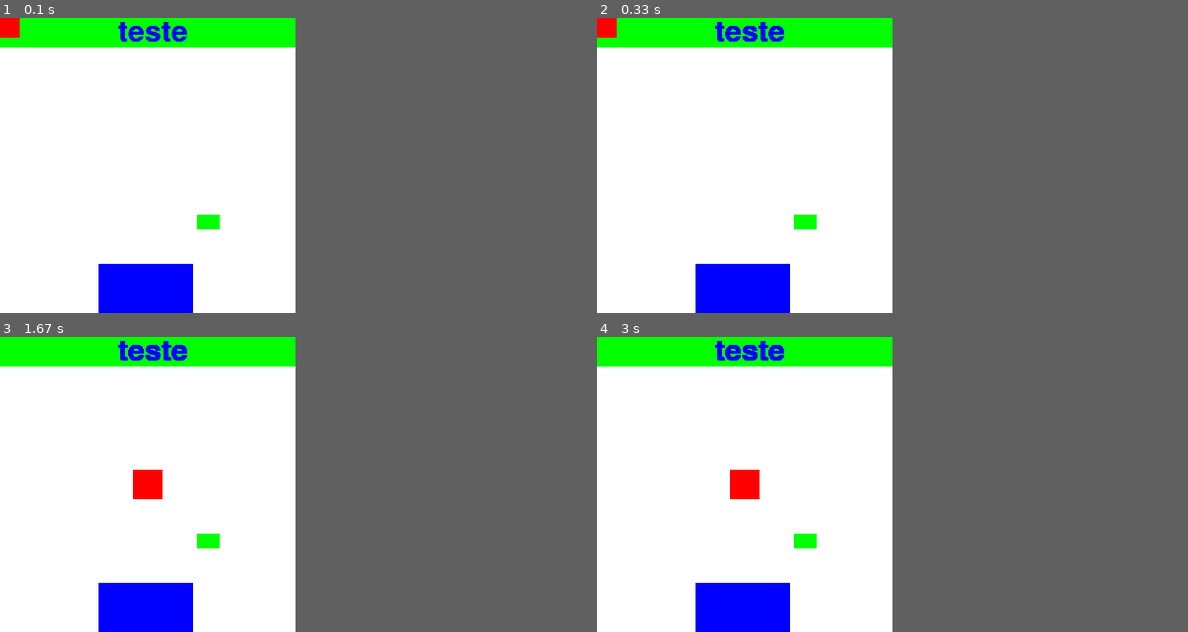
Above: before the commit, frames 1-4 (two rows, left to right).
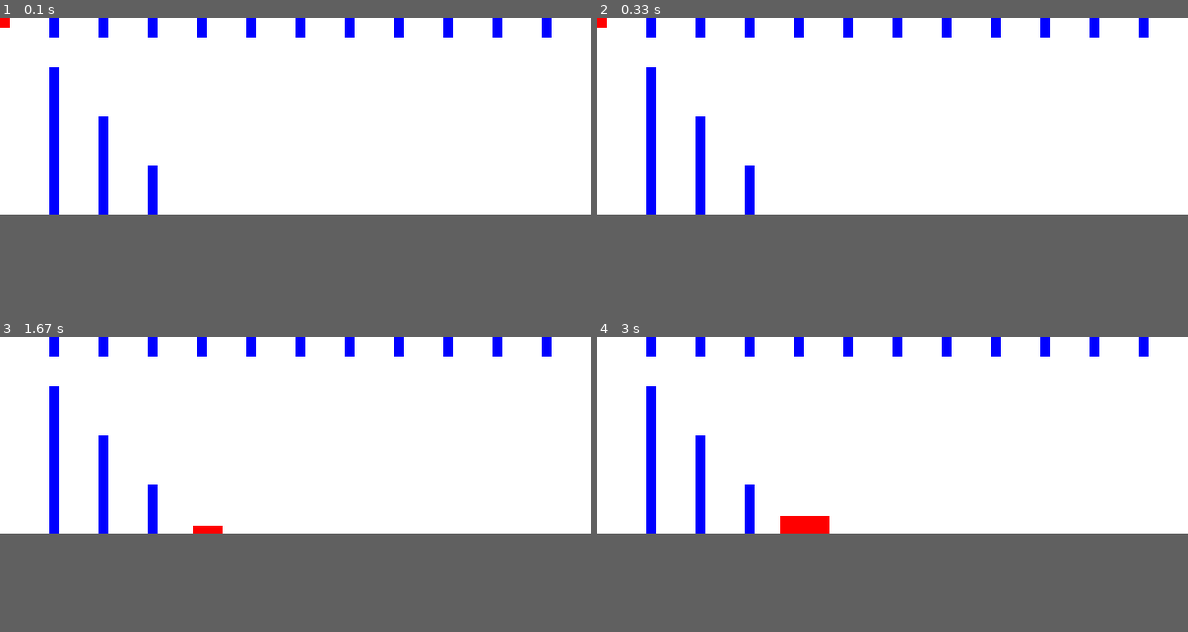
Above: after the commit, the same moments.

Repository: DiegoDenzer/testesPyGame
Game: pygame game, started from main.py
The game is run twice, just before and just after one commit, with the same random seed, the same clock (stepped at 60 frames per second) and the same inputs.
Inputs (mouse positions are in pixels of both pictures, inside the frame that each line leads up to):
- Up to frame 1 (0.1 s): no input
- Up to frame 2 (0.33 s): no input
- Up to frame 3 (1.67 s): tap D at 0.33 s; click (147, 608) at 0.72 s; hold S 1-1.53 s; hold Left 1-1.53 s; click (206, 540) at 1.62 s
- Up to frame 4 (3 s): tap W at 2.47 s
The window is 300x300 before the commit and 600x200 after it. Grey fills any space a smaller window leaves; there, only what the larger window draws over its background counts as a difference.

The runs differ from the first frame. In frame 1, 10% of the frame differs, in the area x 0-94%, y 0-100%; in frame 2, 10%; in frame 3, 11%; in frame 4, 11%.

Commit message:
teste com texto

Diff:
--- a/main.py
+++ b/main.py
@@ -6,13 +6,24 @@
 def inicio():
     pg.init()
     pg.display.set_caption("teste pygame")
-    tela = pg.display.set_mode([300, 300])
+    tela = pg.display.set_mode([600, 200])
     sair = False
-    ret = pg.Rect(10,10, 30, 30)
+    ret = pg.Rect(10, 10, 10, 10)
 
-    #                posx , posy, largura, altura
-    barra1 = pg.Rect(100, 250, randrange(0, 100), randrange(0, 150))
-    barra2 = pg.Rect(200, 200, randrange(0, 100), randrange(0, 150))
+
+    #  posx , posy, largura, altura
+    y=0
+    x = 50
+
+    listaBarra = []
+
+    for item in range(0, 11):
+        item = pg.Rect(x, 0, 10, 20)
+        listaBarra.append(item)
+
+        item = pg.Rect(x, x, 10, 200 - x)
+        listaBarra.append(item)
+        x = x + 50
 
     relogio = pg.time.Clock()
 
@@ -24,8 +35,6 @@
 
     sup = pg.Surface((300, 30))
     sup.fill(c.VERDE)
-    #sup2 = pg.Surface((100, 100))
-    #sup2.fill(c.VERDE)
 
     while sair != True:
 
@@ -36,19 +45,8 @@
 
             if event.type == pg.MOUSEBUTTONDOWN:
                 pg.mouse.set_pos(150,150)
+                ret = ret.inflate(20,20)
 
-            if event.type == pg.KEYDOWN:
-                if event.key == pg.K_RIGHT or event.key == pg.K_d:
-                    ret.move_ip(5,0)
-
-                if event.key == pg.K_LEFT or event.key == pg.K_a:
-                    ret.move_ip(-5,0)
-
-                if event.key == pg.K_DOWN or event.key == pg.K_s:
-                    ret.move_ip(0, 5)
-
-                if event.key == pg.K_UP or event.key == pg.K_w:
-                    ret.move_ip(0, -5)
 
         (xant, yant) = (ret.left, ret.top)
         (ret.left, ret.top) = pg.mouse.get_pos()
@@ -56,28 +54,32 @@
         ret.top -= ret.height/2
 
 
+        for item in listaBarra:
 
-        if ret.colliderect(barra1):
-            print('barra1')
-            titulo = font_perdeu.render('teste', 1, c.AZUL)
-            tela.blit(titulo, (120, 0))
-            (ret.left, ret.top) = (xant, yant)
 
-        if ret.colliderect(barra2):
-            print('barra2')
-            text = font_perdeu.render('bateu', 1, c.VERMELHO)
-            tela.blit(text, (100, 100))
-            (ret.left, ret.top) = (xant, yant)
+            if ret.colliderect(item):
+
+                (ret.left, ret.top) = (xant, yant)
+
+
+
+
 
         relogio.tick(30)
         tela.fill(c.BRANCO)
-        tela.blit(sup, [0, 0])
+
         titulo = font_perdeu.render('teste', 1, c.AZUL)
-        tela.blit(titulo, (120, 0))
-        sup.blit(titulo, (120,0))
+
+        for item in listaBarra:
+            pg.draw.rect(tela, c.AZUL, item)
+
         pg.draw.rect(tela, c.VERMELHO, ret)
-        pg.draw.rect(tela, c.AZUL, barra1)
-        pg.draw.rect(tela, c.VERDE, barra2)
+
+
+
+
+
+
         pg.display.update()
 
 
